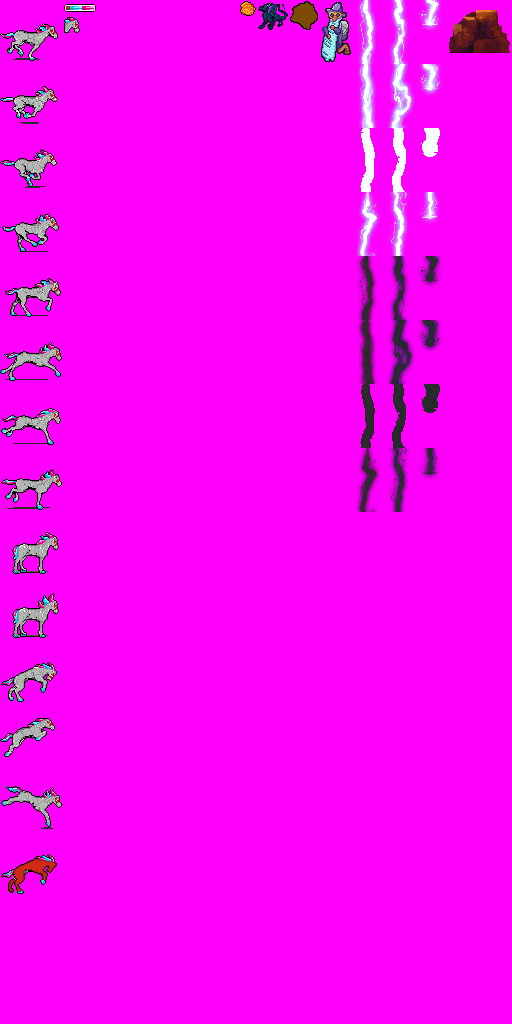
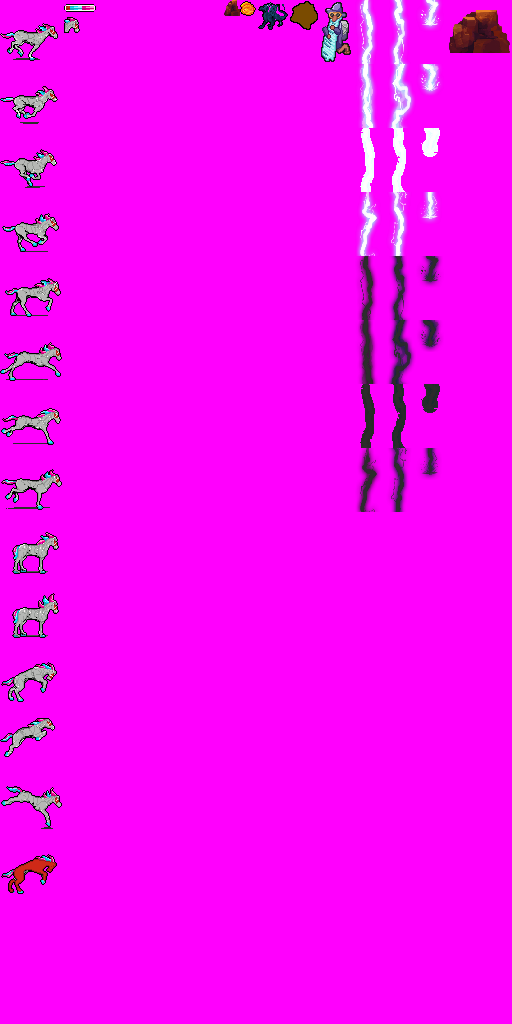
Layer changes from the first 512 x 1024 image to the second:
added layer "wizard_minirock" above "wizard_fireball" over [224, 0, 240, 16]
